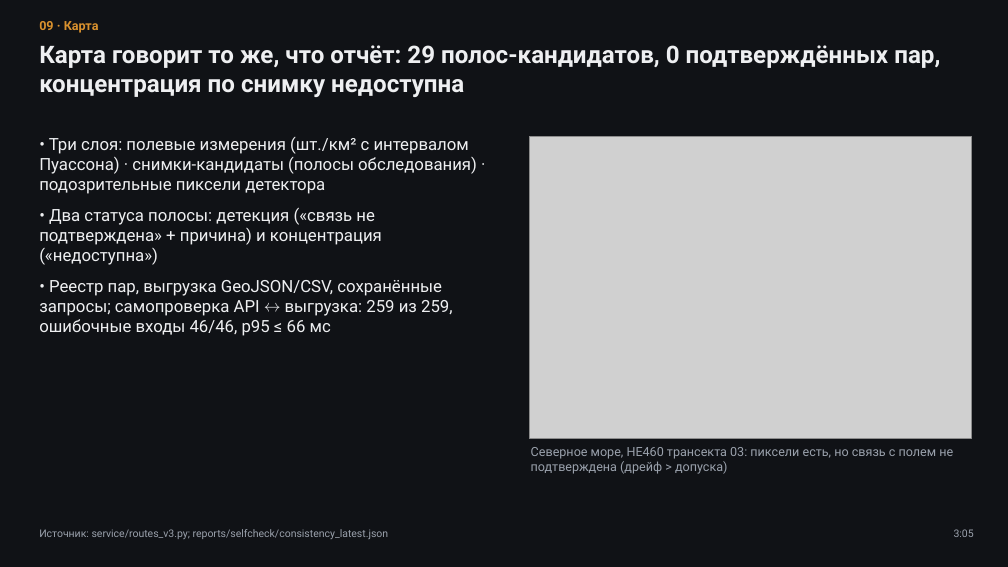
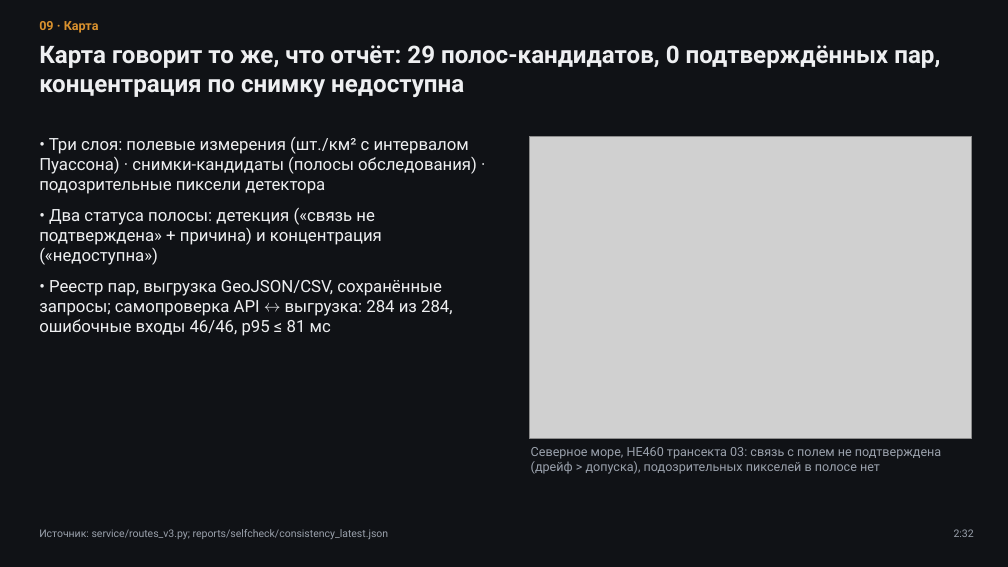
Before and after one commit to azama2t/final-cosmohack, a slide deck: slide 9 of reports/case_deck.pptx. Drawn at 1008x567 pixels with LibreOffice and Linux fonts; fonts in the diff are those of the drawing; grey boxes stand for pictures. Boxes give left, top, right and bottom in pixels: in the first picture for what was removed or moved away, otherwise in the second. Text is boxed around its words. In the diff, an @@ line names an element or a change of style, - is before the commit and + after.

```diff
--- a/reports/case_deck.pptx
+++ b/reports/case_deck.pptx
@@ text at bbox=[39, 280, 453, 336]: text changed @@
-• Реестр пар, выгрузка GeoJSON/CSV, сохранённые запросы; самопроверка API ↔ выгрузка: 259 из 259, ошибочные входы 46/46, p95 ≤ 66 мс
+• Реестр пар, выгрузка GeoJSON/CSV, сохранённые запросы; самопроверка API ↔ выгрузка: 284 из 284, ошибочные входы 46/46, p95 ≤ 81 мс
@@ text at bbox=[531, 447, 941, 474]: text changed @@
-Северное море, HE460 трансекта 03: пиксели есть, но связь с полем не подтверждена (дрейф > допуска)
+Северное море, HE460 трансекта 03: связь с полем не подтверждена (дрейф > допуска), подозрительных пикселей в полосе нет
@@ text at bbox=[954, 529, 974, 537]: text changed @@
-3:05
+2:32
```
Also in this commit, not shown: 10 other slides changed, 1 slide added, 23 other files.
